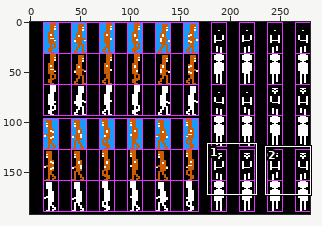
One commit to this sprite sheet: games/peasant/sprites_peasant/mud_sprites.png. Above: a wide view before the commit, with the close-up outlined.
Close-up. Before the edit:
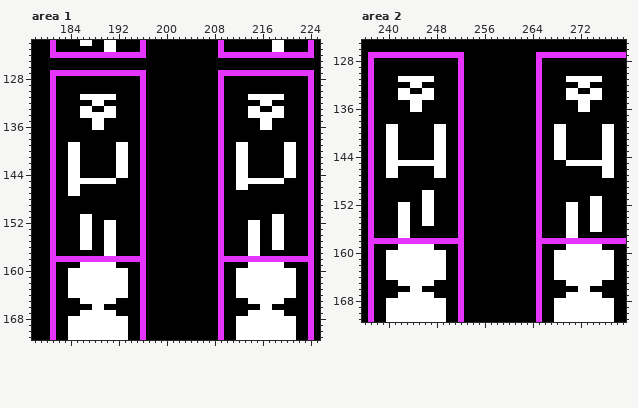
The file is 280x192 pixels. Shown: area 1: x 178..225, y 122..171; area 2: x 236..279, y 125..171. The commit also changed other parts of the picture, which this record leaves out.
Now the later version:
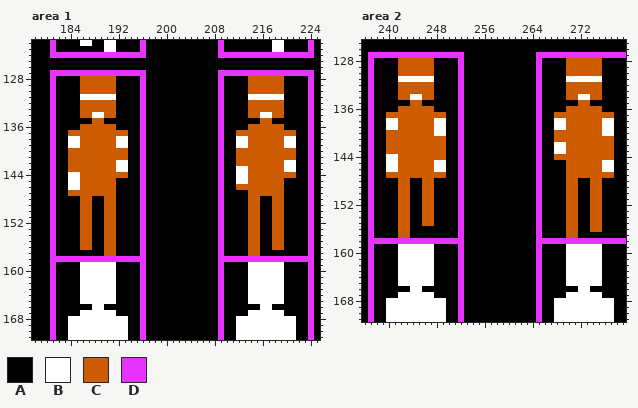
Palette (. is transparent): A #000000  B #ffffff  C #cd5b01  D #e434fe
Changes in this commit:
Area 1:
The edit turns colour B into colour A in rows 160 to 164 at x 184 to 185, 192 to 193, 212 to 213 and 220 to 221.
The edit turns colour A into colour B in row 138 at x 184 to 185, 192 to 193, 212 to 213 and 220 to 221.
The edit turns colour A into colour C in rows 128 to 130 at x 186 to 191 and 214 to 219; in row 132 at x 186 to 187, 190 to 191, 214 to 215 and 218 to 219; in row 133 at x 188 to 189 and 216 to 217; in row 136 at x 186 to 187, 190 to 191, 214 to 215 and 218 to 219; in row 137 at x 184 to 193 and 212 to 221; in rows 138 to 144 at x 186 to 191 and 214 to 219.
The edit turns colour A into colour C in rows 146 to 147 at x 186 to 191 and 214 to 219; in rows 148 to 150 at x 186 to 187, 190 to 191, 214 to 215 and 218 to 219; in row 151 at x 190 to 191 and 214 to 215.
The edit turns colour B into colour C in row 132 at x 188 to 189 and 216 to 217; in rows 133 to 134 at x 186 to 187, 190 to 191, 214 to 215 and 218 to 219; in rows 135 to 136 at x 188 to 189 and 216 to 217; in rows 140 to 141 at x 184 to 185, 192 to 193, 212 to 213 and 220 to 221; in row 142 at x 184 to 185 and 212 to 213; in row 143 at x 184 to 185.
The edit turns colour B into colour C in row 144 at x 192 to 193 and 220 to 221; in row 145 at x 186 to 191 and 214 to 219; in row 146 at x 212 to 213; in row 147 at x 184 to 185; in row 151 at x 186 to 187 and 218 to 219; in rows 152 to 156 at x 186 to 187, 190 to 191, 214 to 215 and 218 to 219.
The edit turns colour B into colour C in row 157 at x 190 to 191 and 214 to 215.
Area 2:
The edit turns colour B into colour A in rows 160 to 164 at x 240 to 241, 248 to 249, 268 to 269 and 276 to 277.
The edit turns colour A into colour B in row 138 at x 240 to 241, 248 to 249, 268 to 269 and 276 to 277.
The edit turns colour A into colour C in rows 128 to 130 at x 242 to 247 and 270 to 275; in row 132 at x 242 to 243, 246 to 247, 270 to 271 and 274 to 275; in row 133 at x 244 to 245 and 272 to 273; in row 136 at x 242 to 243, 246 to 247, 270 to 271 and 274 to 275; in row 137 at x 240 to 249 and 268 to 277; in rows 138 to 144 at x 242 to 247 and 270 to 275.
The edit turns colour A into colour C in rows 146 to 147 at x 242 to 247 and 270 to 275; in rows 148 to 149 at x 242 to 243, 246 to 247, 270 to 271 and 274 to 275; in row 150 at x 242 to 243, 270 to 271 and 274 to 275; in row 151 at x 242 to 243 and 270 to 271.
The edit turns colour B into colour C in row 132 at x 244 to 245 and 272 to 273; in rows 133 to 134 at x 242 to 243, 246 to 247, 270 to 271 and 274 to 275; in rows 135 to 136 at x 244 to 245 and 272 to 273; in row 140 at x 240 to 241 and 268 to 269; in row 141 at x 240 to 241, 248 to 249, 268 to 269 and 276 to 277; in rows 142 to 143 at x 240 to 241, 248 to 249 and 276 to 277.
The edit turns colour B into colour C in row 144 at x 248 to 249, 268 to 269 and 276 to 277; in row 145 at x 242 to 247 and 270 to 275; in row 147 at x 240 to 241, 248 to 249 and 276 to 277; in row 150 at x 246 to 247; in row 151 at x 246 to 247 and 274 to 275; in rows 152 to 155 at x 242 to 243, 246 to 247, 270 to 271 and 274 to 275.
The edit turns colour B into colour C in row 156 at x 242 to 243, 270 to 271 and 274 to 275; in row 157 at x 242 to 243 and 270 to 271.
